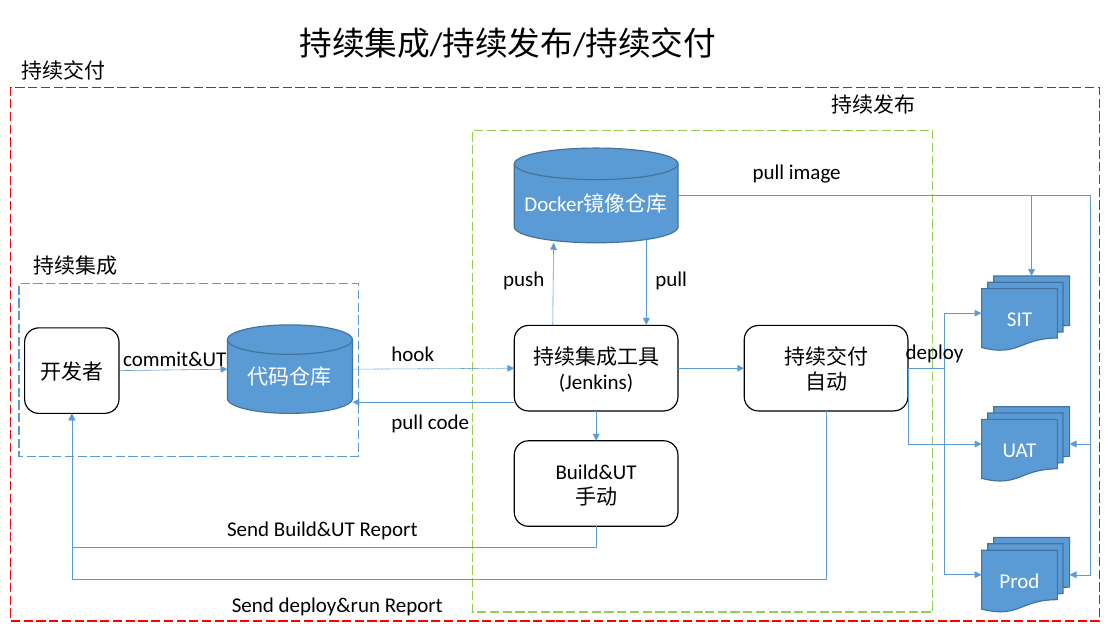
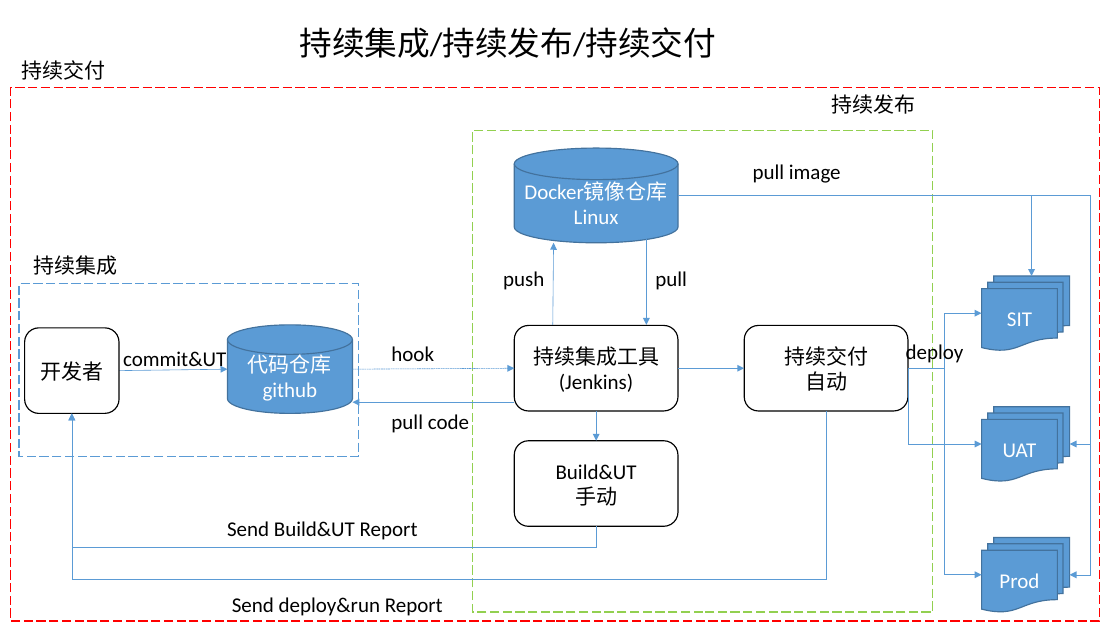
Before and after one commit to neveer/sharewinfo, a slide deck: slide 5 of document/design/上北智信前端框架.pptx. Drawn at 1120x630 pixels with LibreOffice and Linux fonts; fonts in the diff are those of the drawing. Boxes give left, top, right and bottom in pixels: in the first picture for what was removed or moved away, otherwise in the second. Text is boxed around its words. In the diff, an @@ line names an element or a change of style, - is before the commit and + after.

Commit message:
CI

```diff
--- a/document/design/上北智信前端框架.pptx
+++ b/document/design/上北智信前端框架.pptx
@@ text in cylinder at (x1=574, y1=209, x2=619, y2=224): paragraph added @@
+Linux
@@ text in cylinder at (x1=263, y1=382, x2=318, y2=401): paragraph added @@
+github
```
Also in this commit, not shown: 3 slides removed.
